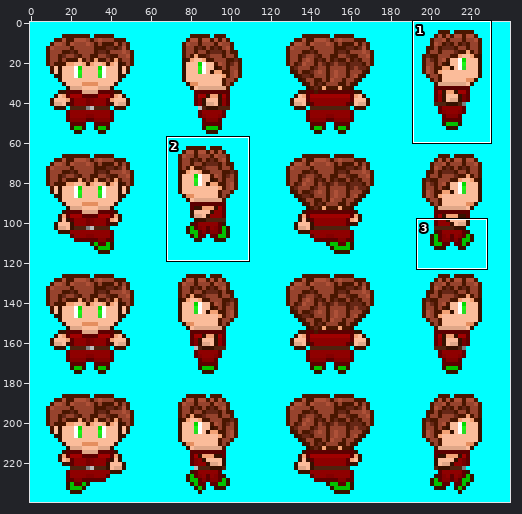
Sprite sheet: data/images/holder.png. The picture above shows the old version from afar; the outline marks the close-up.
Close-up. Old version:
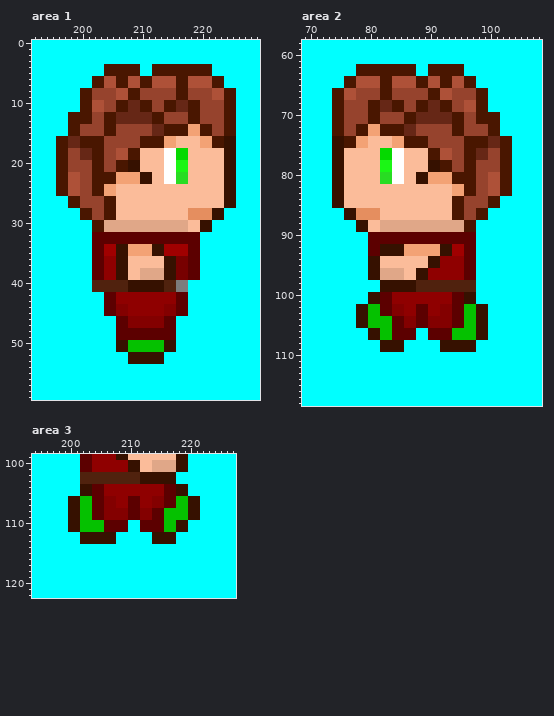
The file is 240x240 pixels. Colours within 5 levels of each other are drawn and written as one. Shown: area 1: x 192..229, y 0..59; area 2: x 69..108, y 58..118; area 3: x 194..227, y 99..122.
The same view after the edit:
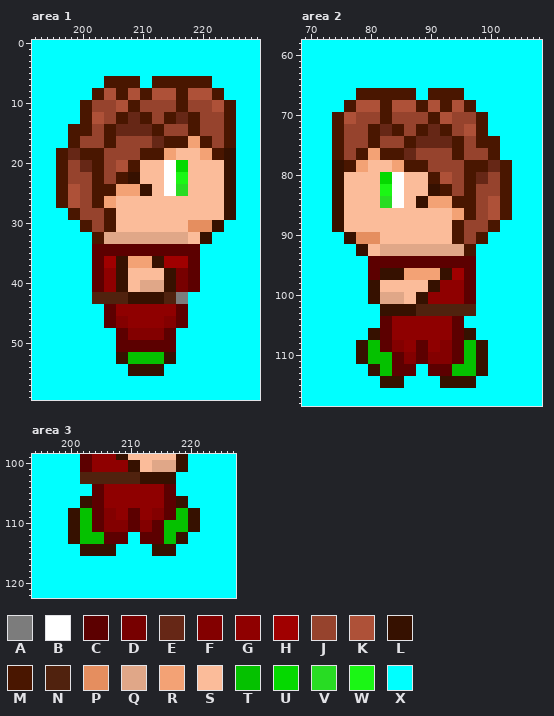
Palette (. is transparent): A #7c7c7c  B #ffffff  C #5c0000  D #770000  E #662716  F #830000  G #8f0000  H #a00000  J #96432d  K #ae5138  L #361100  M #491600  N #50220e  P #e58e5f  Q #e0a788  R #f3a275  S #fbbc9a  T #05c100  U #05d900  V #28dc23  W #1bf615  X #00ffff
Commit message: Fix Some Stupid Mistakes Fixed a couple dumb pixel measeurement errors in sprite sheet.
The edit:
Changed rows in their new state; - is an unchanged pixel.
Area 1:
first column x 196:
 4 --------XXXXXX--XXXXXXXXXX----
 5 --------XXXXXX--XXXXXXXXXX----
 6 ------XXMM--MMXXMMMM--MMMMXX--
 7 ------XXMM--MMXXMMMM--MMMMXX--
 8 ----XXMMKKMMKKMMKKKK--KKKKMMXX
 9 ----XXMMKKMMKKMMKKKK--KKKKMMXX
10 ------JJ--KKMMJJ--JJMMJJ--KK--
11 ------JJ--KKMMJJ--JJMMJJ--KK--
12 --XX--KKJJMM--MMJJMMEE--------
13 --XX--KKJJMM--MMJJMMEE--------
14 ----MM----EEEEEEMMJJJJMMJJ----
15 ----MM----EEEEEEMMJJJJMMJJ----
16 XXMMJJJJMM----JJEEMMMMRRMMJJMM
17 XXMMJJJJMM----JJEEMMMMRRMMJJMM
18 --EEMM----JJJJMMMMRRSS--RRMM--
19 --EEMM----JJJJMMMMRRSS--RRMM--
20 ----EE----KKMM------UU--------
21 ----EE----KKMM------UU--------
22 --JJ----JJMMLLSS----WW--------
23 --JJ----JJMMLLSS----WW--------
24 --------MMRRRRLL--BBVV--------
25 --------MMRRRRLL--BBVV--------
26 MMKK--MMRR--------------------
27 MMKK--MMRR--------------------
28 --MMJJ----------------SSSSSSLL
29 --MMJJ----------------SSSSSSLL
30 ----MMJJMMSSSSSSSSSSSSPPPPLL--
31 ----MMJJMMSSSSSSSSSSSSPPPPLL--
32 ------MMQQQQQQQQQQQQQQSSLL----
33 ------MMQQQQQQQQQQQQQQSSLL----
34 --------CCCCCCCCCCCCCC--------
35 --------CCCCCCCCCCCCCC--------
36 --------HH--RRRRLLHHHH--------
37 --------HH--RRRRLLHHHH--------
38 --------------SSSS------------
39 --------------SSSS------------
40 ------CCGGLLSSQQQQLLDDCC------
41 ------CCGGLLSSQQQQLLDDCC------
42 ------NNNNNNLLLLLLNNAA--------
43 ------NNNNNNLLLLLLNNAA--------
44 ----------GG------GG----------
45 ----------GG------GG----------
46 --------CCFFGGGGGGFFCC--------
47 --------CCFFGGGGGGFFCC--------
48 ------------FFFFFF------------
49 ------------FFFFFF------------
50 ----------CCCCCCCCCC----------
51 ----------CCCCCCCCCC----------
52 ----------LLTTTTTTLL----------
53 ----------LLTTTTTTLL----------
54 ------------LLLLLL------------
55 ------------LLLLLL------------
Area 2:
first column x 74:
 62 ----XXXXXXXXXX--XXXXXX--------
 63 ----XXXXXXXXXX--XXXXXX--------
 64 --XXXXXXXXXXXXXXXXXXXXXX------
 65 --XXXXXXXXXXXXXXXXXXXXXX------
 66 XXXXMMMM--MMMMXX--MMMMXXXX----
 67 XXXXMMMM--MMMMXX--MMMMXXXX----
 68 XXMMKKKKMMKKKK--KK--KKMMXX----
 69 XXMMKKKKMMKKKK--KK--KKMMXX----
 70 --KK--JJMM--JJJJMMKKJJ----XX--
 71 --KK--JJMM--JJJJMMKKJJ----XX--
 72 ----JJMMEE--JJMMEEMMJJKKMMXX--
 73 ----JJMMEE--JJMMEEMMJJKKMMXX--
 74 MMJJJJMMJJJJ--EEEEEEMMJJ--MMXX
 75 MMJJJJMMJJJJ--EEEEEEMMJJ--MMXX
 76 MMJJMMRRMMMMEEJJJJJJMMJJJJMMXX
 77 MMJJMMRRMMMMEEJJJJJJMMJJJJMMXX
 78 --MMRR--SSRRMMMMJJJJ----MMEE--
 79 --MMRR--SSRRMMMMJJJJ----MMEE--
 80 --------UU----SSMMKKJJ--EEJJ--
 81 --------UU----SSMMKKJJ--EEJJ--
 82 --------WWBB----LLMMJJ----JJ--
 83 --------WWBB----LLMMJJ----JJ--
 84 --------VVBB--LLRRRR--MM--KKMM
 85 --------VVBB--LLRRRR--MM--KKMM
 86 LLSSSSSS------------RRMMJJKKMM
 87 LLSSSSSS------------RRMMJJKKMM
 88 LLSSSS--SSSSSSSSSSSSMMJJJJMM--
 89 LLSSSS--SSSSSSSSSSSSMMJJJJMM--
 90 --LLPPPPSSSSSSSSSSSSMMJJMM----
 91 --LLPPPPSSSSSSSSSSSSMMJJMM----
 92 ----LLSSQQQQQQQQQQQQQQMM------
 93 ----LLSSQQQQQQQQQQQQQQMM------
 94 ------CCCCCCCCCCCCCCCC--------
 95 ------CCCCCCCCCCCCCCCC--------
 96 ------CCLLLLRRRRRRLLHH--------
 97 ------CCLLLLRRRRRRLLHH--------
 98 ------LLSSSSSSSSLLGGGGCC------
 99 ------LLSSSSSSSSLLGGGGCC------
100 --------QQQQSSLL----GGCC------
101 --------QQQQSSLL----GGCC------
102 ----XXXXLLLLLLNNNNNNNNNNXX----
103 ----XXXXLLLLLLNNNNNNNNNNXX----
104 ----XXXXCCGGGGGGGGGG--XXXX----
105 ----XXXXCCGGGGGGGGGG--XXXX----
106 --------CCGGGGGGGGGGCCLLXX----
107 --------CCGGGGGGGGGGCCLLXX----
108 ----LLTTCCFFGGCCGGFFCCTTLL----
109 ----LLTTCCFFGGCCGGFFCCTTLL----
110 ----LLTTTTCCFFCCFFFFCCTTLL----
111 ----LLTTTTCCFFCCFFFFCCTTLL----
112 ------LLTTCCCC--CCCCTTTTLL----
113 ------LLTTCCCC--CCCCTTTTLL----
114 --------LLLL------LLLLLL------
115 --------LLLL------LLLLLL------
Area 3:
first column x 200:
104 --XX--------------XX--
105 --XX--------------XX--
106 XXLL--GG--GG--GG--LLXX
107 XXLL--GG--GG--GG--LLXX
108 --------GG--GGFFCC----
109 --------GG--GGFFCC----
110 ----CCFFFFCCFF----TTLL
111 ----CCFFFFCCFF----TTLL
112 LLTTTTCCCC--CCCCTTLL--
113 LLTTTTCCCC--CCCCTTLL--
114 --LLLLLL------LLLL----
115 --LLLLLL------LLLL----
Where, in picture pixels (left, top, right, bottom), the same in both close-ups:
changed: (56, 64, 236, 376)
changed: (332, 64, 512, 388)
changed: (68, 484, 200, 556)
